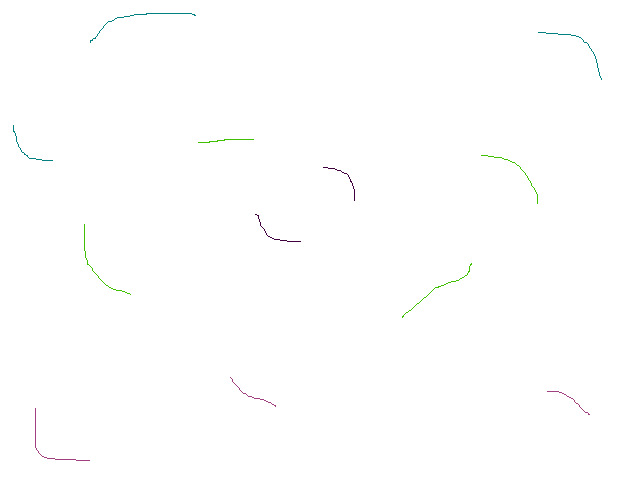
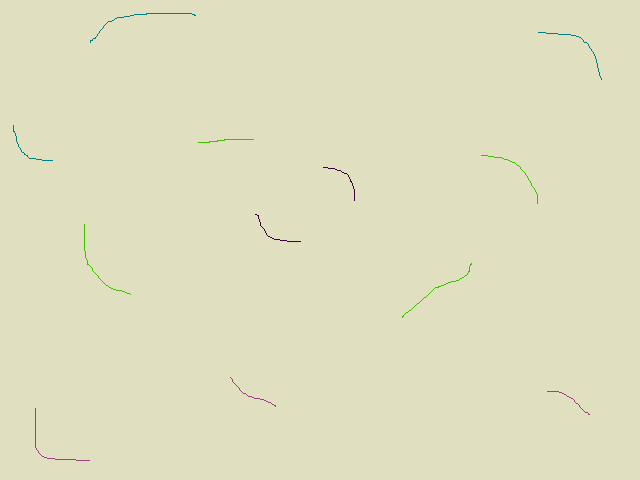
Comparing the layer stacks of the two w=640, h=480 images. Changes:
painted on "Background" over [0, 0, 640, 480]
painted on "37_randomLow.png" over [0, 0, 640, 480]
